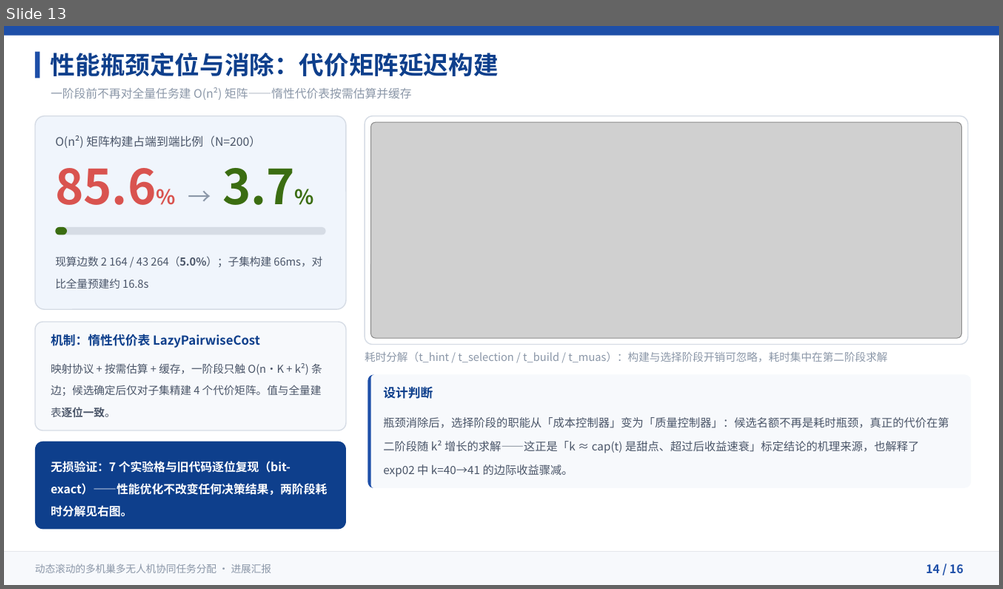
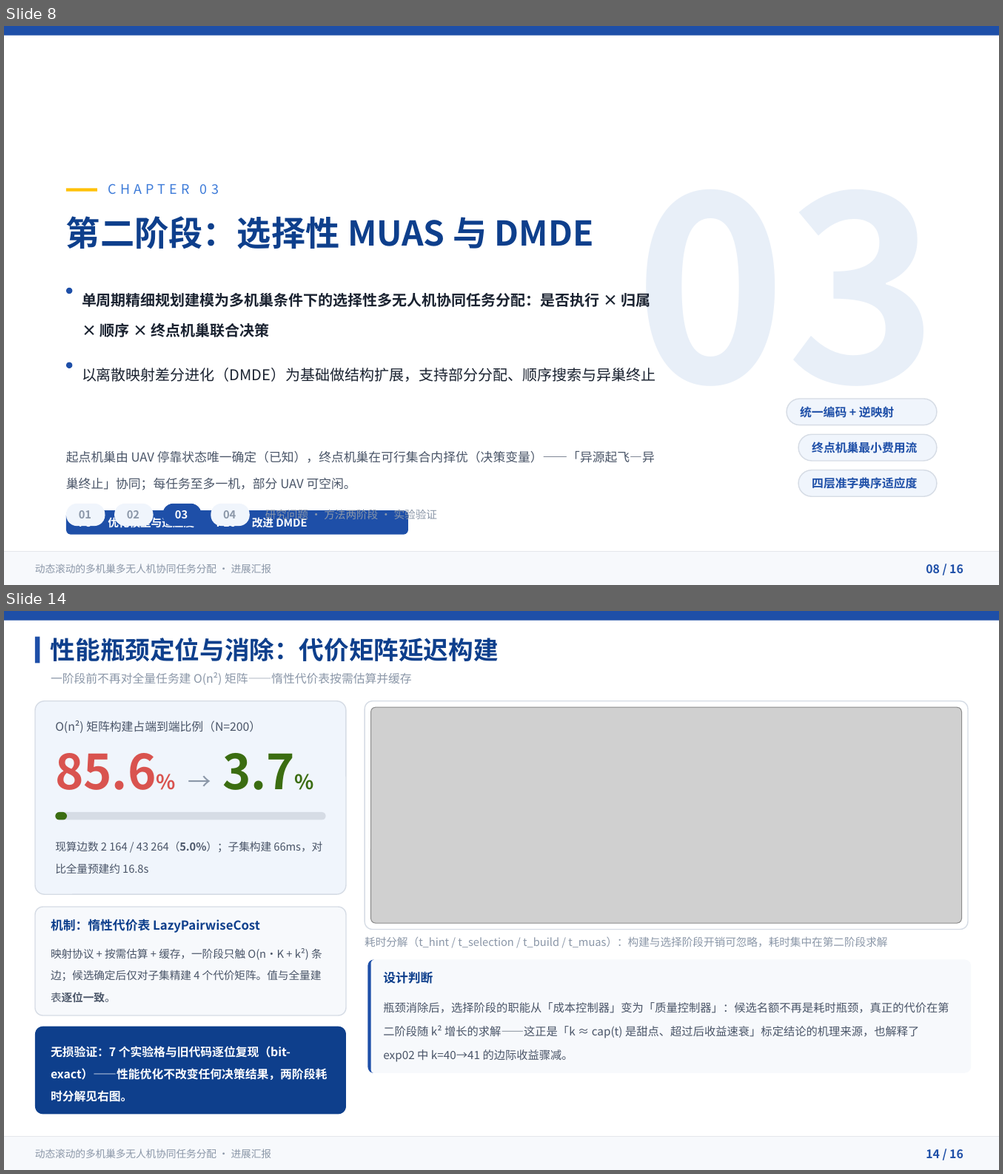
Before and after one commit to 909347194/ExperimentForGraduation, a slide deck: UAV协同任务分配方法-进展汇报/UAV协同任务分配方法-进展汇报.pptx. Shown one above the other, each under a label of ours: slide 13 before the commit, slides 8 and 14 after it; the slides between them are not shown. The pictures are 1003x589 and 1003x1174 pixels, drawn with LibreOffice and Linux fonts; fonts in the diff are those of the drawing; grey boxes stand for pictures. Boxes give left, top, right and bottom in pixels: in the first picture for what was removed or moved away, otherwise in the second. Text is boxed around its words. In the diff, an @@ line names an element or a change of style, - is before the commit and + after.

Commit message:
docs(ppt): 同步方法审查修正——覆盖门禁口径 + 页序/扉页结构修复
- P9 适应度换覆盖门禁主口径（Chapter3_README §4.3 固定表述），big-M 降为消融对照
- 补回 03 章扉页（P8），调正 P9 模型 / P10 DMDE 页序，页脚 02–15 对齐
- P7 cap(t) 公式补 max(min_cap,...)；闸门① 改往返航程（DEM 口径）
- P10 段结构规范化按方案 A 修正（无终止基因）；y=0 卡重写
- P12/P13/P15 实验数据标注口径与出处（10-21 代码口径 / 10-20 N=50/100/200 扫描），
  证据边界补「exp02 现行 10/50/100 与门禁口径待复跑」
- slides/*.slide 源文件同步同一套文案

```diff
--- a/UAV协同任务分配方法-进展汇报/UAV协同任务分配方法-进展汇报.pptx
+++ b/UAV协同任务分配方法-进展汇报/UAV协同任务分配方法-进展汇报.pptx
@@ slide 8 added at <box>4,26,999,585</box>, background #FFFFFF @@
@@ rectangle added at <box>4,26,999,35</box>, fill #1E4FA8 @@
@@ rectangle added at <box>66,189,97,192</box>, fill #FFC107 @@
@@ text added at <box>108,184,190,194</box>, 12.8 pt, text #3D7BD9 @@
+CHAPTER 03
@@ text added at <box>66,216,594,249</box>, 33 pt, text #0E3F8C, bold @@
+第二阶段：选择性 MUAS 与 DMDE
@@ rounded rectangle added at <box>66,288,72,294</box>, fill #1E4FA8 @@
@@ text added at <box>82,293,651,338</box>, 14.2 pt, text #1A2230, bold @@
+单周期精细规划建模为多机巢条件下的选择性多无人机协同任务分配：是否执行 × 归属 × 顺序 × 终点机巢联合决策
@@ text added at <box>635,293,938,446</box>, 247.5 pt, text #E8EFF8, bold @@
+03
@@ rounded rectangle added at <box>66,363,72,369</box>, fill #1E4FA8 @@
@@ text added at <box>82,368,655,382</box>, 14.2 pt, text #1A2230 @@
+以离散映射差分进化（DMDE）为基础做结构扩展，支持部分分配、顺序搜索与异巢终止
@@ rounded rectangle added at <box>787,399,936,425</box>, fill #F0F5FC, outline #D6DCE5 1 pt @@
@@ text added at <box>800,406,893,418</box>, 11.2 pt, text #1E4FA8, bold @@
+统一编码 + 逆映射
@@ rounded rectangle added at <box>799,435,936,461</box>, fill #F0F5FC, outline #D6DCE5 1 pt @@
@@ text added at <box>811,442,916,454</box>, 11.2 pt, text #1E4FA8, bold @@
+终点机巢最小费用流
@@ text added at <box>66,452,654,491</box>, 12 pt, text #4A5568 @@
+起点机巢由 UAV 停靠状态唯一确定（已知），终点机巢在可行集合内择优（决策变量）——「异源起飞—异巢终止」协同；每任务至多一机，部分 UAV 可空闲。
@@ rounded rectangle added at <box>799,471,936,497</box>, fill #F0F5FC, outline #D6DCE5 1 pt @@
@@ text added at <box>811,477,916,489</box>, 11.2 pt, text #1E4FA8, bold @@
+四层准字典序适应度
@@ rounded rectangle added at <box>66,511,407,535</box>, fill #1E4FA8 @@
@@ rounded rectangle added at <box>66,504,105,527</box>, fill #F0F5FC @@
@@ text added at <box>79,511,91,519</box>, 10.5 pt, text #8B97A8, bold @@
+01
@@ rounded rectangle added at <box>114,504,153,527</box>, fill #F0F5FC @@
@@ text added at <box>127,511,139,519</box>, 10.5 pt, text #8B97A8, bold @@
+02
@@ rounded rectangle added at <box>162,504,201,527</box>, fill #1E4FA8 @@
@@ text added at <box>175,511,188,519</box>, 10.5 pt, text #FFFFFF, bold @@
+03
@@ rounded rectangle added at <box>210,504,250,527</box>, fill #F0F5FC @@
@@ text added at <box>223,511,236,519</box>, 10.5 pt, text #8B97A8, bold @@
+04
@@ text added at <box>265,508,437,523</box>, 10.5 pt, text #8B97A8 @@
+研究问题 · 方法两阶段 · 实验验证
@@ text added at <box>79,516,307,530</box>, 10.5 pt, text #FFFFFF, bold @@
+P9 · 优化模型与适应度 P10 · 改进 DMDE
@@ rectangle added at <box>4,552,999,585</box>, fill #F7F9FC @@
@@ freeform shape added at <box>4,551,999,585</box>, fill #E5E7EB @@
@@ text added at <box>35,564,272,574</box>, 9.8 pt, text #8B97A8 @@
+动态滚动的多机巢多无人机协同任务分配 · 进展汇报
@@ text added at <box>925,565,963,574</box>, 11.2 pt, text #1E4FA8, bold @@
+08 / 16
@@ what was slide 13 is now slide 14 @@
```
Also in this commit, not shown: 7 slides changed, 7 other files.
